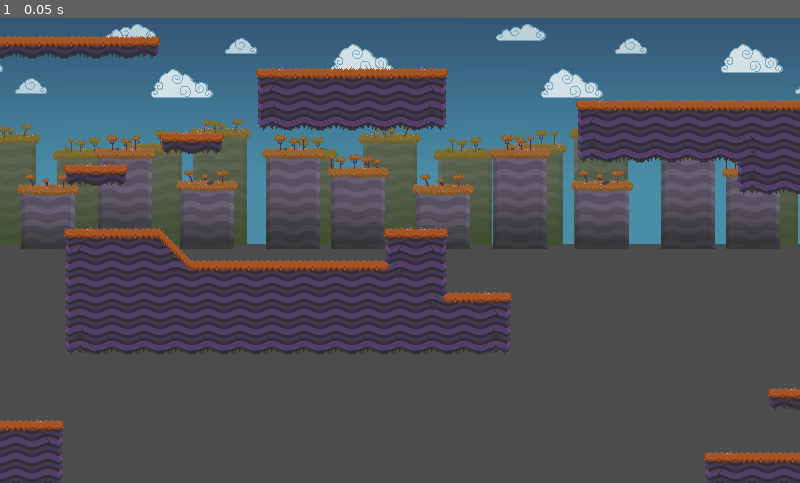
Above: before the commit, frame 1.
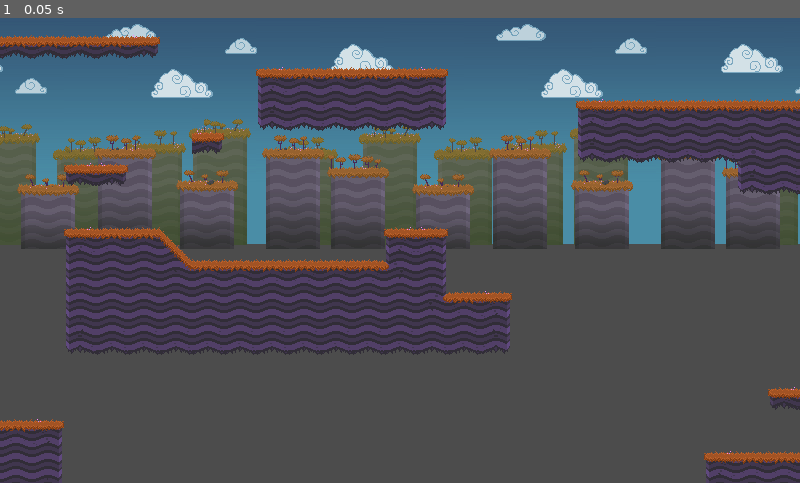
Above: after the commit, the same moment.

Repository: p-rott/Platformer
Game: Godot game, scene res://src/Level/PlayerTestLevel.tscn
Same seed, same stepped clock (60 frames per second), same inputs: the game is played once before the commit and once after it. This scene is started directly instead of the project's main scene.
Inputs:
- Up to frame 1 (0.05 s): no input

The runs differ from the first frame. In frame 1, 0.2% of the frame differs, in the area x 20-24%, y 24-30%.

Commit message:
bugfixes with laser emitters, snap implemented, needs to be done when the sprites are finished

Diff:
--- a/src/Level/PlayerTestLevel.tscn
+++ b/src/Level/PlayerTestLevel.tscn
@@ -18,6 +18,6 @@
 collision_layer = 16
 collision_mask = 0
 format = 1
-tile_data = PoolIntArray( -65546, 536870913, 0, -65545, 1, 0 …(828 unchanged characters)… 327670, 536870915, 0, 327671, 3, 0, 262149, 536870918, 0, 262150, 6, 0, 262162, 536870921, 0, 262163, 536870920, 0, 262164, 536870920, 0, 262165, 536870920, 0, 262166, 536870920, 0, 262167, 536870922, 0, 262168, 7, 0, 262169, 7, 0, 262170, 7, 0, 262171, 7, 0, 262172, 7, 0, 262173, 3, 0, 393206, 536870915, 0, 393207, 3, 0, 327682, 536870918, 0, 327683, 6, 0, …(7677 unchanged characters)…
+tile_data = PoolIntArray( -65546, 536870913, 0, -65545, 1, 0 …(828 unchanged characters)… 327670, 536870915, 0, 327671, 3, 0, 262150, 6, 0, 262162, 536870921, 0, 262163, 536870920, 0, 262164, 536870920, 0, 262165, 536870920, 0, 262166, 536870920, 0, 262167, 536870922, 0, 262168, 7, 0, 262169, 7, 0, 262170, 7, 0, 262171, 7, 0, 262172, 7, 0, 262173, 3, 0, 393206, 536870915, 0, 393207, 3, 0, 393213, 536870918, 0, 393214, 6, 0, 327682, 536870918, 0, 327683, 6, 0, …(7677 unchanged characters)…
 
 [node name="ParallaxBackground" parent="." instance=ExtResource( 7 )]
--- a/src/Main/Game.tscn
+++ b/src/Main/Game.tscn
@@ -22,7 +22,7 @@
 [node name="TestLevel" parent="." instance=ExtResource( 3 )]
 
 [node name="Player" parent="TestLevel" instance=ExtResource( 4 )]
-position = Vector2( 486.176, 275.458 )
+position = Vector2( 619.322, 380.323 )
 
 [node name="LargeSaw" parent="TestLevel" instance=ExtResource( 5 )]
 position = Vector2( 283.306, 418.722 )
@@ -33,24 +33,20 @@
 [node name="LaserEmitterGroup" parent="TestLevel" instance=ExtResource( 8 )]
 laserCooldown = 1.0
 
-[node name="Trap" parent="TestLevel/LaserEmitterGroup" instance=ExtResource( 6 )]
-position = Vector2( 372.661, 500.745 )
+[node name="LaserEmitterTrap" parent="TestLevel/LaserEmitterGroup" instance=ExtResource( 6 )]
+position = Vector2( 660, 340 )
+
+[node name="LaserEmitterTrap2" parent="TestLevel/LaserEmitterGroup" instance=ExtResource( 6 )]
+position = Vector2( 596, 340 )
+rotation = 1.5708
 rot = 90
 
-[node name="Trap2" parent="TestLevel/LaserEmitterGroup" instance=ExtResource( 6 )]
-position = Vector2( 498.123, 495.394 )
-rot = 90
+[node name="LaserEmitterTrap3" parent="TestLevel/LaserEmitterGroup" instance=ExtResource( 6 )]
+position = Vector2( 660, 404 )
+rotation = 4.71239
+rot = 270
 
-[node name="LaserEmitterGroup2" parent="TestLevel" instance=ExtResource( 8 )]
-laserCooldown = 1.0
-firstDelay = 1.0
-
-[node name="Trap" parent="TestLevel/LaserEmitterGroup2" instance=ExtResource( 6 )]
-position = Vector2( 570.665, 498.367 )
-rot = 90
-flip = true
-
-[node name="Trap2" parent="TestLevel/LaserEmitterGroup2" instance=ExtResource( 6 )]
-position = Vector2( 436.284, 500.15 )
-rot = 90
-flip = true
+[node name="LaserEmitterTrap4" parent="TestLevel/LaserEmitterGroup" instance=ExtResource( 6 )]
+position = Vector2( 596, 404 )
+rotation = 3.14159
+rot = 180
--- a/src/Traps/LaserEmitter.gd
+++ b/src/Traps/LaserEmitter.gd
@@ -5,14 +5,13 @@
 var laser
 onready var wallfinder = $WallFinder
 export(int, 0, 360, 90) var rot
-export(bool) var flip = false
 export var laserCooldown = 5.0
 export var laserActive = 1.0
 export var firstDelay = 0.0
 
 func _ready():
+	snapToGrid()
 	rotation_degrees = rot
-	$Sprite.flip_v = flip
 	wallfinder.force_raycast_update()
 	var wall = wallfinder.get_collision_point()
 	if wall != null:
@@ -26,6 +25,11 @@
 		laser.hide()
 		add_child(laser)
 	setTimersAndStart()
+
+#TODO is fukked
+func snapToGrid():
+	position = (position / 32).floor() * 32
+	position += Vector2(20,20)
 
 func setTimersAndStart():
 	$CooldownTimer.set_wait_time(laserCooldown - 0.5)
--- a/src/Traps/LaserEmitter.tscn
+++ b/src/Traps/LaserEmitter.tscn
@@ -4,7 +4,7 @@
 [ext_resource path="res://src/Traps/LaserEmitter.gd" type="Script" id=2]
 
 [sub_resource type="RectangleShape2D" id=1]
-extents = Vector2( 15.7495, 28.6379 )
+extents = Vector2( 7.92508, 13.9215 )
 
 [sub_resource type="Animation" id=2]
 resource_name = "Fire"
@@ -41,12 +41,11 @@
 script = ExtResource( 2 )
 
 [node name="CollisionShape2D" type="CollisionShape2D" parent="."]
-position = Vector2( 34.1203, 3.33986 )
+position = Vector2( 1, -1.05701e-06 )
 shape = SubResource( 1 )
 
 [node name="Sprite" type="Sprite" parent="."]
-position = Vector2( 19, 0 )
-scale = Vector2( 2, 2 )
+position = Vector2( -6, -2 )
 texture = ExtResource( 1 )
 vframes = 2
 hframes = 2
@@ -59,6 +58,7 @@
 wait_time = 5.0
 
 [node name="WallFinder" type="RayCast2D" parent="."]
+position = Vector2( -9, -2 )
 enabled = true
 cast_to = Vector2( -500, 0 )
 collision_mask = 24
--- a/src/Traps/Trap.gd
+++ b/src/Traps/Trap.gd
@@ -1,9 +1,9 @@
 extends StaticBody2D
 
 func _ready():
-	name = "Trap"
+	name = "Trap" + name
+	print(name)
 
-#code for collision in player script:
-#	if collision != null and collision.collider.name == "Trap":
+#TODO code for collision in player script:
+#	if collision != null and collision.collider.name.begins_with("Trap"):
 #		#DIE
-#		print("Trap hit")
